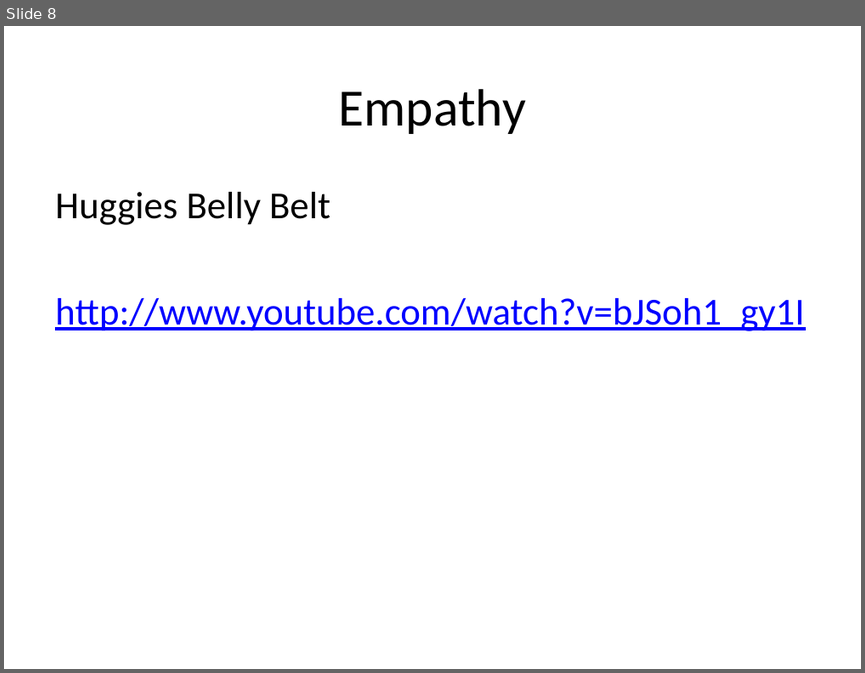
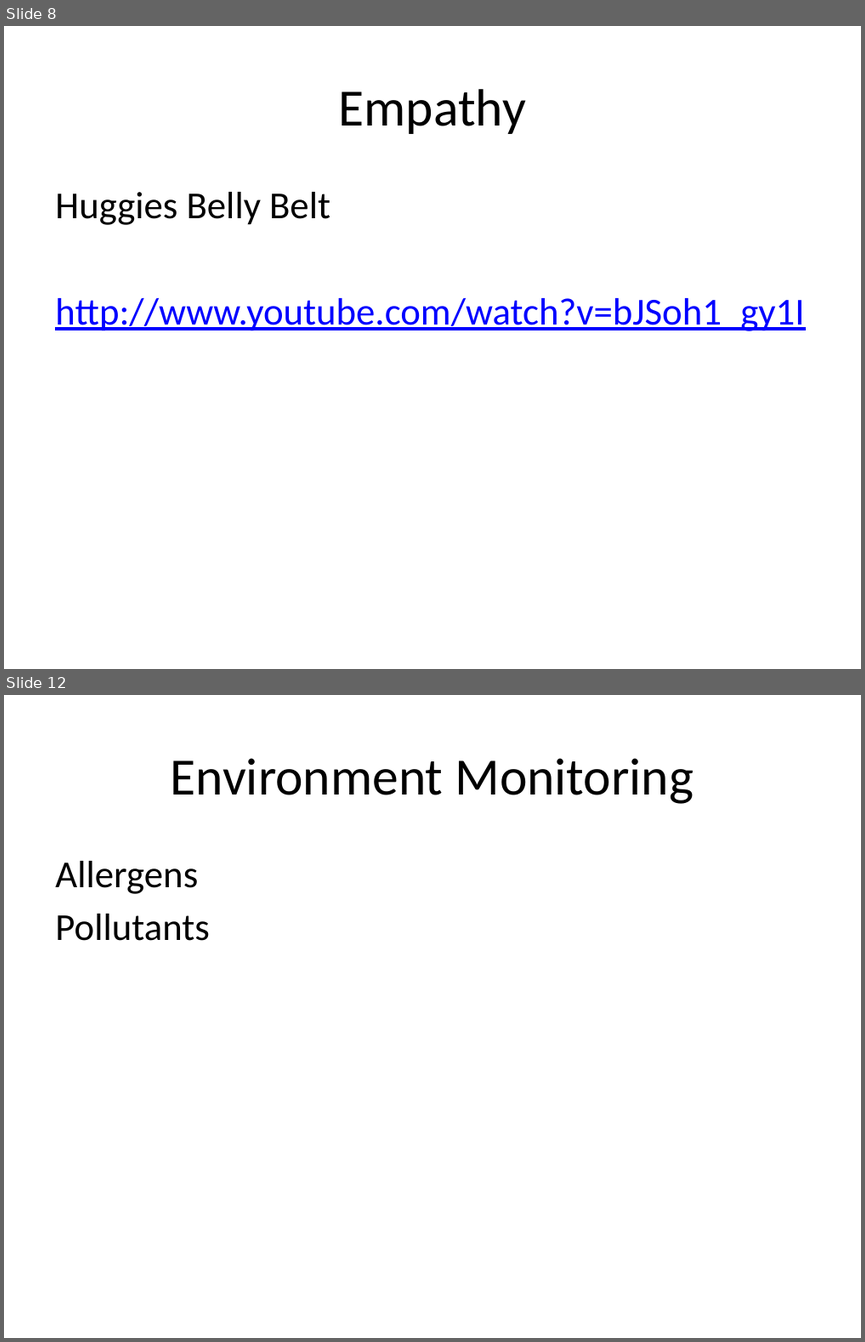
Before and after one commit to TitoAlfaro/PhDThesis, a slide deck: Presentations/Digital Synesthesia Scenarios.pptx. Shown one above the other, each under a label of ours: slide 8 before the commit, slides 8 and 12 after it; the slides between them are not shown. The pictures are 865x673 and 865x1342 pixels, drawn with LibreOffice and Linux fonts; fonts in the diff are those of the drawing. Boxes give left, top, right and bottom in pixels: in the first picture for what was removed or moved away, otherwise in the second. Text is boxed around its words. In the diff, an @@ line names an element or a change of style, - is before the commit and + after.

```diff
--- a/Presentations/Digital Synesthesia Scenarios.pptx
+++ b/Presentations/Digital Synesthesia Scenarios.pptx
@@ slide 12 added at bbox=[4, 695, 861, 1338], background #FFFFFF @@
@@ title added at bbox=[171, 758, 693, 804], 44 pt, text #000000 @@
+Environment Monitoring
@@ text added at bbox=[55, 861, 210, 941], 32 pt, text #000000 @@
+Allergens
+Pollutants
```
Also in this commit, not shown: 3 other slides added, 3 other files.
